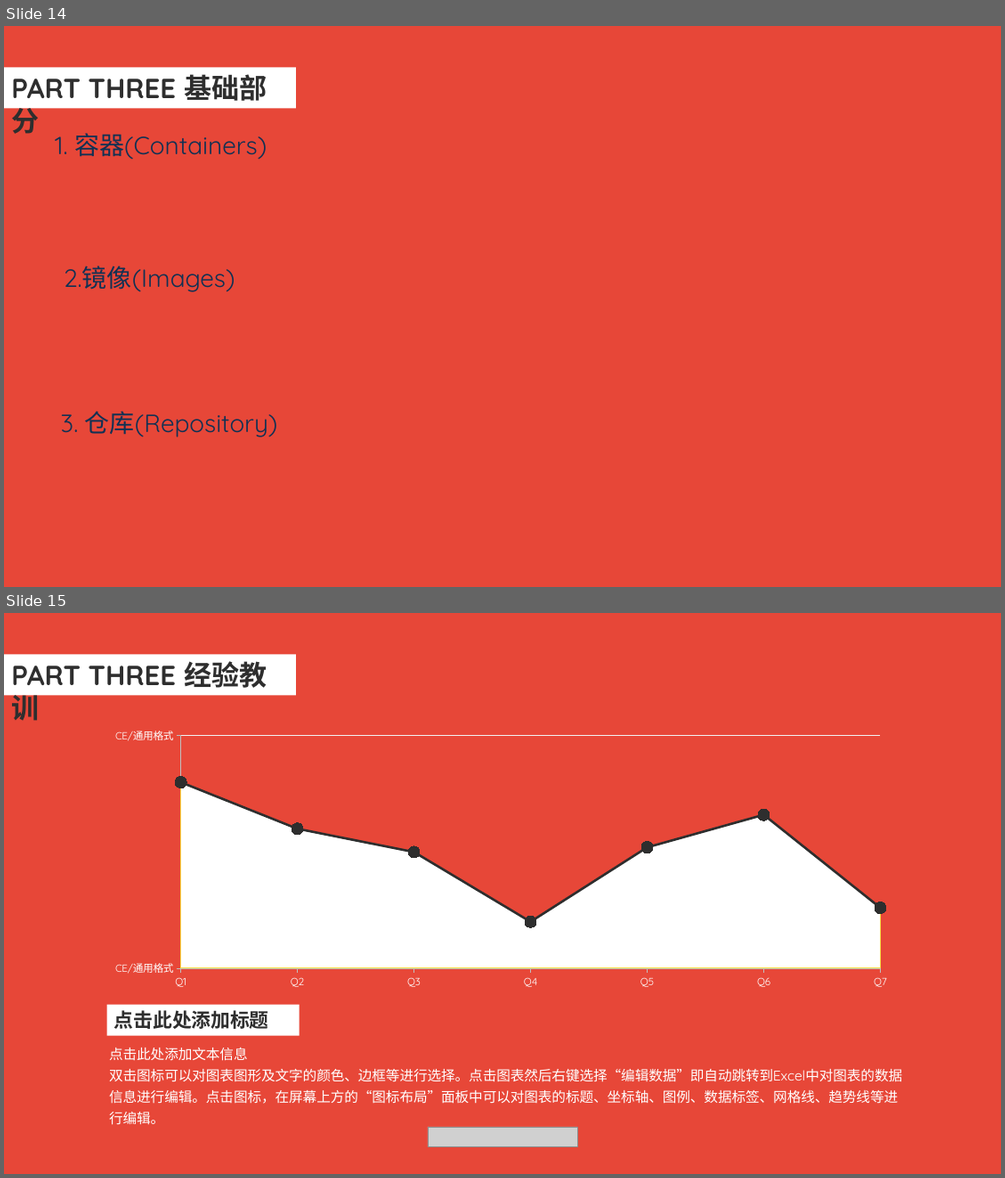
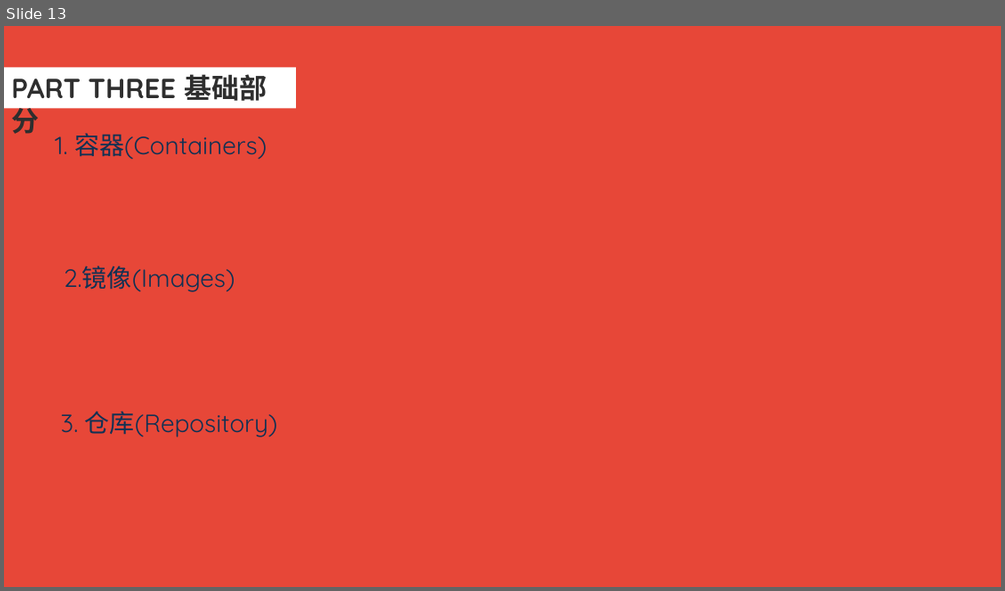
Before and after one commit to Linda-Tan/hello-world, a slide deck: config-repo/技术分享.pptx. Shown one above the other, each under a label of ours: slides 14 and 15 before the commit, slide 13 after it. The pictures are 1005x1178 and 1005x591 pixels, drawn with LibreOffice and Linux fonts; fonts in the diff are those of the drawing; grey boxes stand for pictures. Boxes give left, top, right and bottom in pixels: in the first picture for what was removed or moved away, otherwise in the second. Text is boxed around its words. In the diff, an @@ line names an element or a change of style, - is before the commit and + after.

```diff
--- a/config-repo/技术分享.pptx
+++ b/config-repo/技术分享.pptx
@@ slide 15 removed at (4,613,1001,1174), background #E74738 @@
@@ rectangle removed at (4,654,295,695) @@
-PART THREE 经验教训
@@ area chart removed at (99,722,902,993) @@
-categories: Q1, Q2, Q3, Q4, Q5, Q6, Q7
-Series 1: 40, 30, 25, 10, 26, 33, 13
-Series 2: 40, 30, 25, 10, 26, 33, 13
@@ rectangle removed at (107,1004,299,1035) @@
-点击此处添加标题
@@ text removed at (109,1047,902,1125) @@
-点击此处添加文本信息
-双击图标可以对图表图形及文字的颜色、边框等进行选择。点击图表然后右键选择“编辑数据”即自动跳转到Excel中对图表的数据信息进行编辑。点击图标，在屏幕上方的“图标布局”面板中可以对图表的标题、坐标轴、图例、数据标签、网格线、趋势线等进行编辑。
@@ picture removed at (428,1127,577,1146) @@
@@ what was slide 14 is now slide 13 @@
```
Also in this commit, not shown: 4 slides changed, 2 other slides removed, 1 other file.
